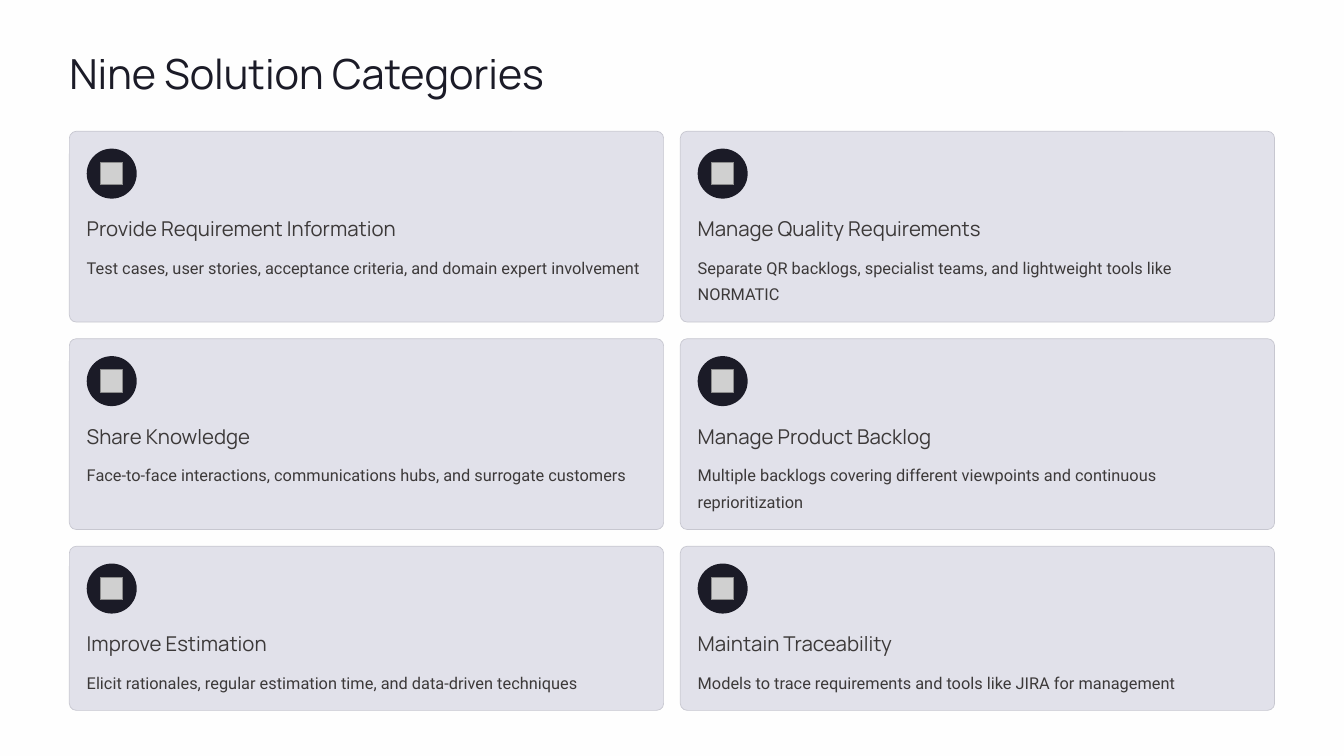
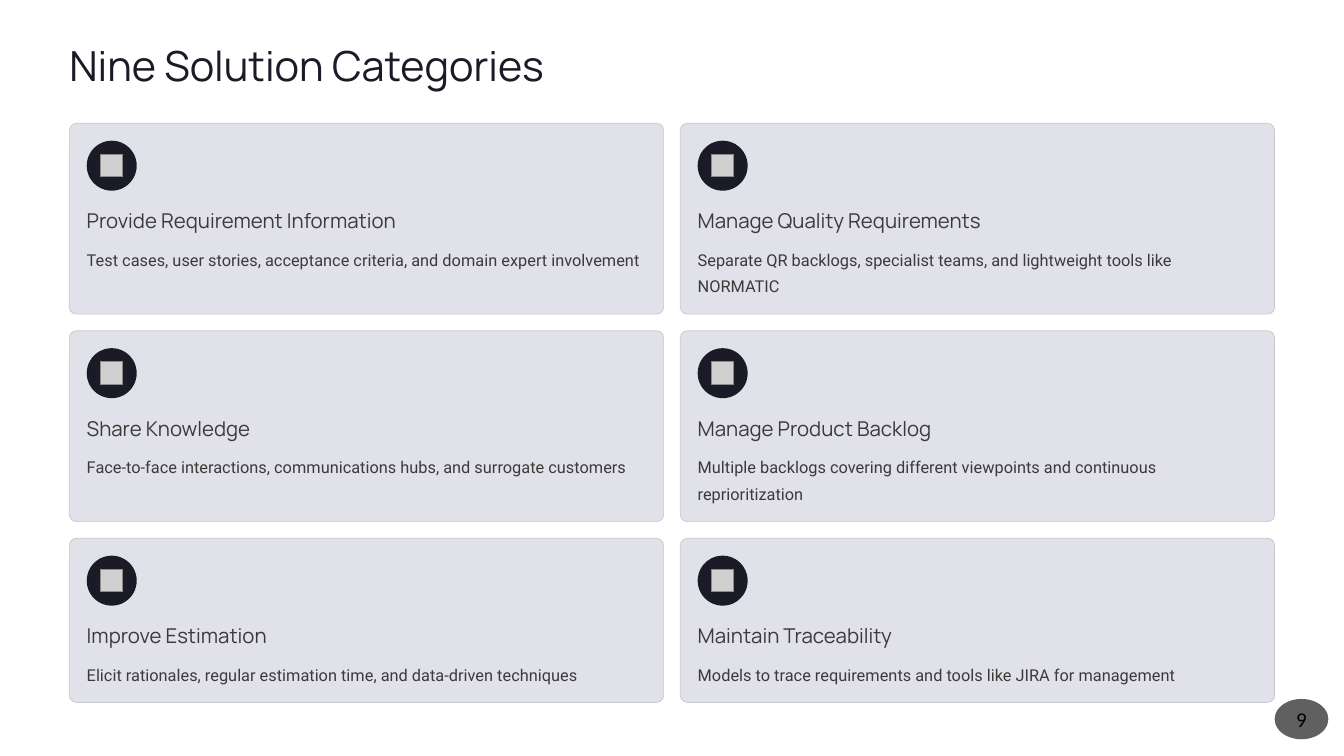
Before and after one commit to shohaghcsesust/MSCSE-SSA, a slide deck: slide 9 of Agile-Software-Requirements-Engineering.pptx (slide 8 before the commit). Drawn at 1344x756 pixels with LibreOffice and Linux fonts; fonts in the diff are those of the drawing; grey boxes stand for pictures. Boxes give left, top, right and bottom in pixels: in the first picture for what was removed or moved away, otherwise in the second. Text is boxed around its words. In the diff, an @@ line names an element or a change of style, - is before the commit and + after.

```diff
--- a/Agile-Software-Requirements-Engineering.pptx
+++ b/Agile-Software-Requirements-Engineering.pptx
@@ rectangle removed at box(0, 0, 1344, 756) @@
@@ rectangle removed at box(0, 0, 1344, 756) @@
@@ 4 texts, 4 pictures, 2 rounded rectangles: place and size @@
-4 texts, 4 pictures, 2 rounded rectangles at box(87, 162, 1175, 693)
+4 texts, 4 pictures, 2 rounded rectangles at box(87, 155, 1175, 685)
@@ 10 rounded rectangles, 9 texts: place and size @@
-10 rounded rectangles, 9 texts at box(69, 58, 1274, 710)
+10 rounded rectangles, 9 texts at box(69, 50, 1274, 702)
@@ picture removed at box(101, 370, 123, 392) @@
@@ picture added at box(101, 362, 123, 385) @@
@@ picture removed at box(711, 370, 734, 392) @@
@@ picture added at box(711, 362, 734, 385) @@
@@ page number added at box(1274, 699, 1328, 739), fill #1D1D1D at 70% opacity, 18 pt, text #000000 @@
+9
```
Also in this commit, not shown: 14 other slides changed, 3 slides added, 1 slide removed.
